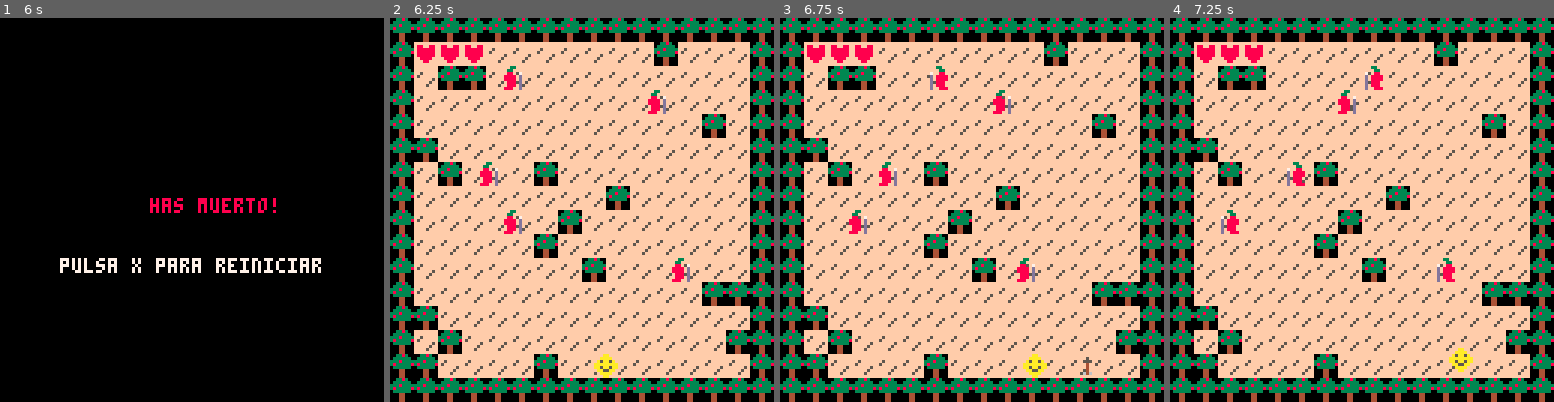
Above: before the commit, frames 1-4 (left to right).
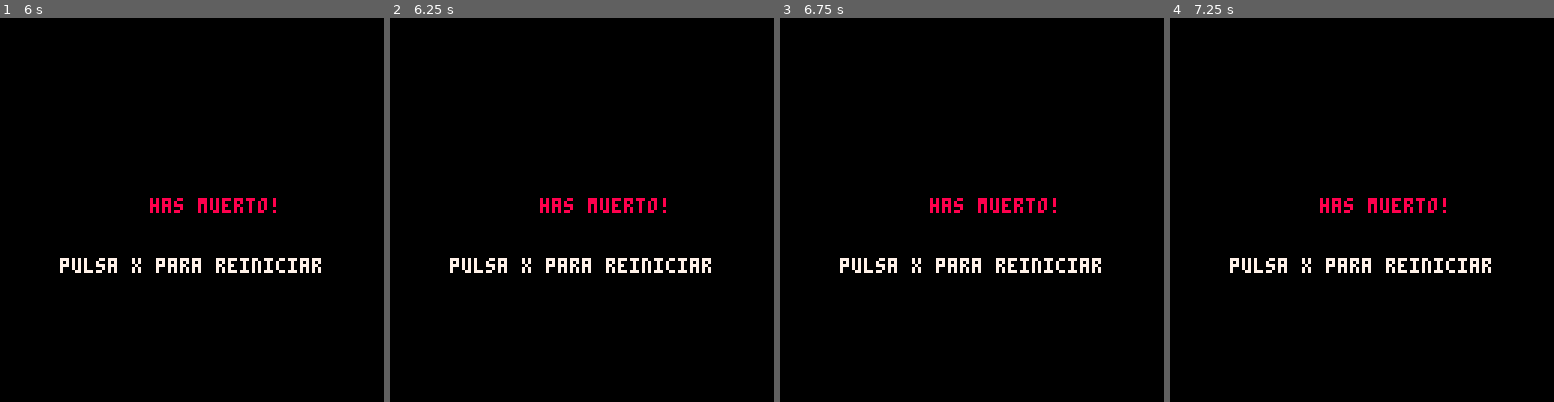
Above: after the commit, the same moments.

Repository: RodrigoS724/trees_archers
Game: PICO-8 cartridge demo.p8
Same seed, same stepped clock (60 frames per second), same inputs: the game is played once before the commit and once after it.
Inputs:
- Up to frame 1 (6 s): tap X (X key) at 0.33, 1.07, 1.85, 2.97, 4.08, 5.2 s; tap O (Z key) at 0.7, 1.7, 2.1, 2.5, 2.9, 3.3, 3.7, 4.1, 4.5, 4.9, 5.3, 5.7 s; hold Right 1.6-2.1 s; hold Up 2.15-2.42 s; hold Right 2.47-3.03 s; hold Left 3.08-3.58 s; hold Down 3.63-3.97 s; hold Right 4.02-4.68 s; hold Up 4.73-5.03 s; hold Left 5.08-5.68 s; hold Down from 5.73 s (still down)
- Up to frame 2 (6.25 s): release Down at 6.03 s; hold Right from 6.08 s (still down); tap O (Z key) at 6.1 s
- Up to frame 3 (6.75 s): tap X (X key) at 6.32 s; tap O (Z key) at 6.5 s; release Right at 6.58 s; hold Right from 6.63 s (still down)
- Up to frame 4 (7.25 s): tap O (Z key) at 6.9 s; release Right at 7.13 s; hold Up from 7.18 s (still down)

Frame 1 is identical in both runs. In frame 2, 88% of the frame differs, in the area x 0-100%, y 0-100%; in frame 3, 88%; in frame 4, 88%.

Commit message:
Puchito como recolectable (Aumenta vel.ataque)

Diff:
--- a/demo.p8
+++ b/demo.p8
@@ -10,6 +10,8 @@
 vidas = 3
 tiempo_entre_disparos = 0.3  -- tiempo entre disparos en segundos
 tiempo_ultimo_disparo = 0     -- temporizador para controlar el delay
+aumento_vel_ataque = false
+tiempo_aumento_vel_ataque = 0
 puerta_abierta = false -- Nuevo estado para la puerta
 mostrar_mensaje_victoria = false -- Para mostrar mensaje de victoria
 nivel_actual = 1
@@ -35,7 +37,9 @@
 
 -- FUNCION PARA INICIAR EL JUEGO
 function iniciar_juego()
-    vidas = 3
+				if es_nuevo_juego then
+								vidas = 3
+				end
     jugador = Jugador:Crear()
     enemigos = {}
     jugador.muerto = false
@@ -44,7 +48,6 @@
         add(enemigos, Enemigo:Crear())  -- enemigo tipo 1 (sprite 5)
     end
 
-    -- agregar el nuevo enemigo tipo 2 segれむn el nivel
     if nivel_actual >= 2 then
         for i = 1, flr(nivel_actual / 2) do
             add(enemigos, enemigo_tipo2:crear())  -- enemigo tipo 2 (sprite 6)
@@ -112,6 +115,19 @@
             self.invencible = false  -- desactivar la invencibilidad cuando se acabe el tiempo
         end
     end
+end
+
+function Jugador:activar_velocidad_ataque()
+				tiempo_entre_disparos = 0.15
+				tiempo_ataque_reducido = true
+				tiempo_ataque_fin = time()+15
+end
+
+function Jugador:actualizar_tiempo_ataque()
+				if tiempo_ataque_reducido and time() > tiempo_ataque_fin then
+								tiempo_entre_disparos = 0.3
+								tiempo_ataque_reducido = false
+				end
 end
 
 -- ENEMIGO
@@ -180,8 +196,11 @@
     self.vida -= 10
     if self.vida <= 0 then
         local x, y = self.x, self.y
-        if rnd(1) < 0.5 then
+        if rnd(1) < 0.3 then
 												crear_recolectable(x, y, 1) // tipo 1 es curacion
+								end
+								if rnd(1) < 0.2 then
+												crear_recolectable(x, y, 2) // tipo 2 aumento de vel de ataque
 								end
         self:Destruir()
     end
@@ -268,15 +287,19 @@
 function enemigo_tipo2:RecibirDanio()
     self.vida -= 10
     if self.vida <= 0 then
+    				local x, y = self.x, self.y
+    				if rnd(1) < 0.3 then
+												crear_recolectable(x, y, 1) // tipo 1 es curacion
+								end
+								if rnd(1) < 0.2 then
+												crear_recolectable(x, y, 2) // tipo 2 aumento de vel de ataque
+								end
         self:Destruir()
     end
 end
 
 function enemigo_tipo2:Destruir()
-				if rnd(1) < 0.2 then
-								crear_recolectable(enemigo.x, enemigo.y, 1) // tipo 1 es curacion
-				end
-    del(enemigos, self)
+				del(enemigos, self)
 end
 
 -- FLECHA
@@ -306,13 +329,24 @@
 --recolectables
 
 function crear_recolectable(x, y, tipo)
-				local recolectable = {
-								x = x,
-								y = y,
-								tipo = tipo,
-								sprite = 65
-				}
-				add(recolectables, recolectable)
+				if (tipo==1) then
+								local recolectable = {
+												x = x,
+												y = y,
+												tipo = tipo,
+												sprite = 65
+								}
+								add(recolectables, recolectable)
+				end
+				if (tipo==2) then
+								local recolectable = {
+												x = x,
+												y = y,
+												tipo = tipo,
+												sprite = 64
+								}
+								add(recolectables, recolectable)
+				end
 end
 
 -- MUNDO
@@ -366,9 +400,12 @@
 function colisionconrecolectables()
     for recolectable in all(recolectables) do
         if abs(jugador.x - recolectable.x) < 8 and abs(jugador.y - recolectable.y) < 8 then
-            -- aumenta la vida del jugador si tiene menos del mれくximo permitido
-            vidas += 1
-            -- elimina el recolectable de la tabla
+            if (recolectable.tipo==1) then
+            				vidas += 1
+            end
+            if (recolectable.tipo==2) then
+            				jugador:activar_velocidad_ataque()
+            end
             del(recolectables, recolectable)
         end
     end
@@ -413,27 +450,27 @@
 function avanzar_nivel()
     nivel_actual += 1
     Mundo:Generar()
-    iniciar_juego()
+    iniciar_juego(false)
     estado_juego = "jugando"
 end
 
 -- CICLO DEL JUEGO
 function _init()
     Mundo:Generar()
-    iniciar_juego()
+    iniciar_juego(true)
 end
 
 function _update()
 				if jugador.muerto then
 								if btnp(4) or btnp(5) then
             estado_juego = "jugando"
-            iniciar_juego()
+            iniciar_juego(true)
         end
 				end
     if estado_juego == "inicio" then
         if btnp(4) or btnp(5) then
             estado_juego = "jugando"
-            iniciar_juego()
+            iniciar_juego(true)
         end
     elseif estado_juego == "jugando" then
         if btn(0) then jugador:Movimiento(-1, 0) end
@@ -470,6 +507,7 @@
 								end
 
 								colisionconrecolectables()
+								Jugador:actualizar_tiempo_ataque()
 
         -- verificar la victoria
         VerificarAperturaPuerta()
@@ -482,7 +520,7 @@
     elseif estado_juego == "fin" then
         if btnp(4) or btnp(5) then
             estado_juego = "jugando"
-            iniciar_juego()
+            iniciar_juego(true)
         end
     elseif estado_juego == "victoria" then
         if mostrar_mensaje_victoria then
